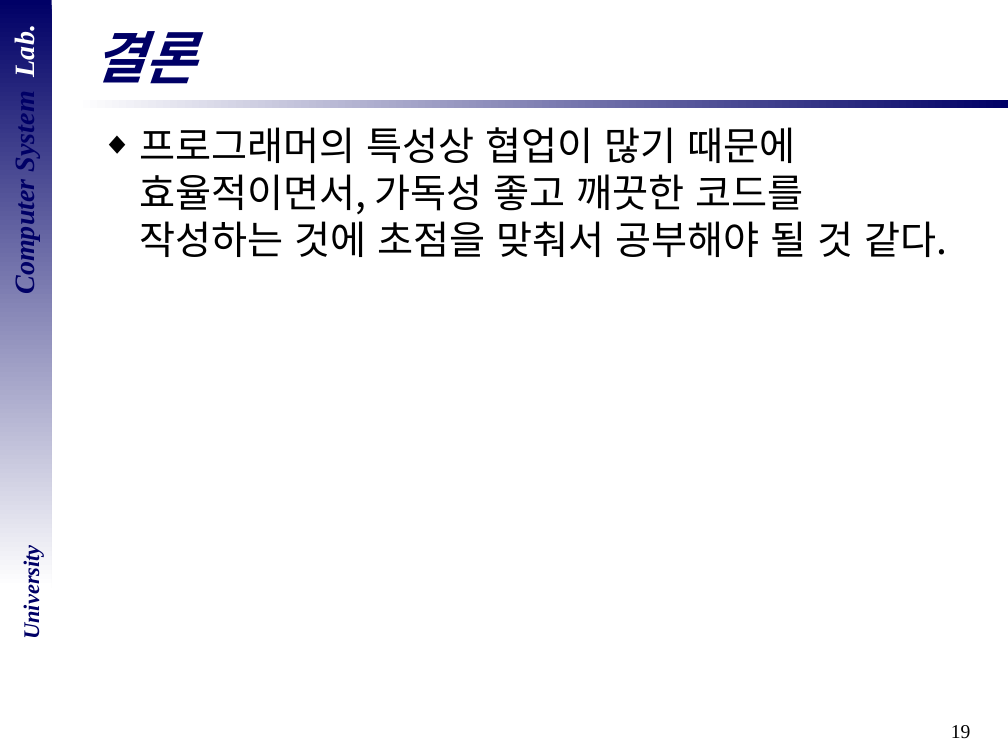
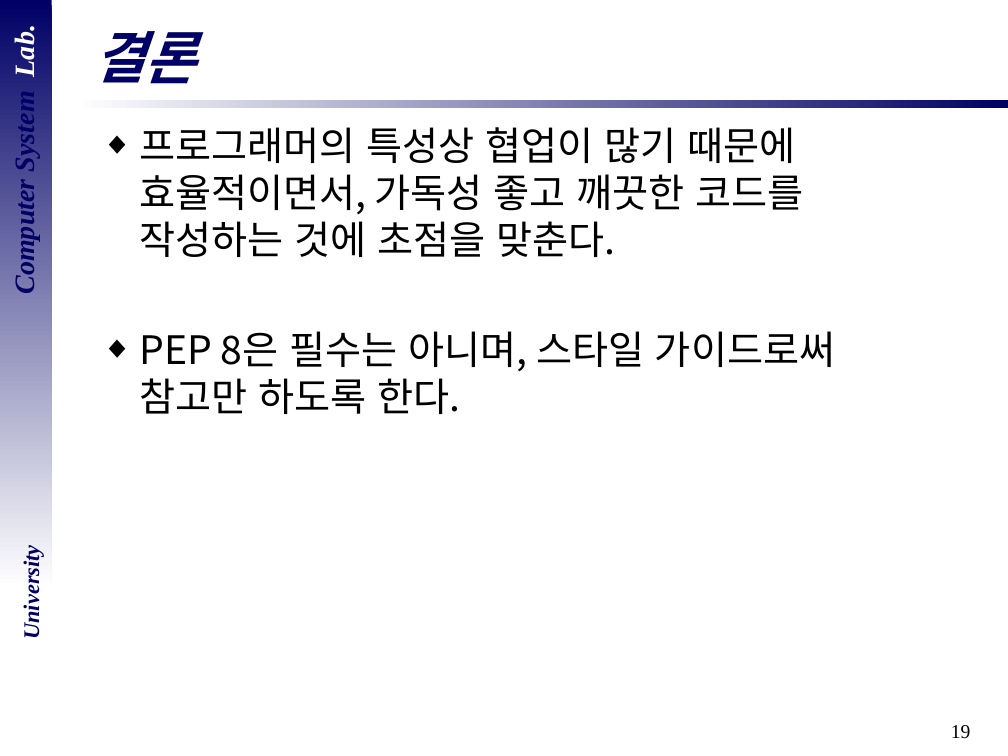
Before and after one commit to DevelopLee20/CSLab_Semina, a slide deck: slide 19 of ppt 모음/클린코드-파이썬 part2.pptx. Drawn at 1008x756 pixels with LibreOffice and Linux fonts; fonts in the diff are those of the drawing; background and template pictures are left out. Boxes give left, top, right and bottom in pixels: in the first picture for what was removed or moved away, otherwise in the second. Text is boxed around its words. In the diff, an @@ line names an element or a change of style, - is before the commit and + after.

```diff
--- a/ppt 모음/클린코드-파이썬 part2.pptx
+++ b/ppt 모음/클린코드-파이썬 part2.pptx
@@ text at (x1=139, y1=127, x2=835, y2=414): text changed @@
-◆ 프로그래머의 특성상 협업이 많기 때문에
-  효율적이면서, 가독성 좋고 깨끗한 코드를
-  작성하는 것에 초점을 맞춰서 공부해야 될 것 같다.
+◆ 프로그래머의 특성상 협업이 많기 때문에
+  효율적이면서, 가독성 좋고 깨끗한 코드를
+  작성하는 것에 초점을 맞춘다.
+◆ PEP 8은 필수는 아니며, 스타일 가이드로써
+  참고만 하도록 한다.
```
Also in this commit, not shown: 6 other files.
